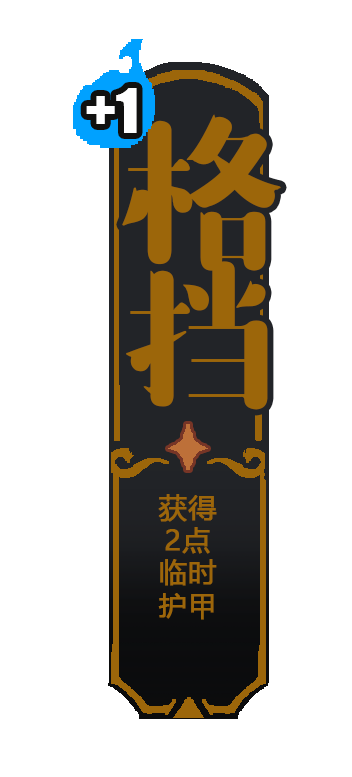
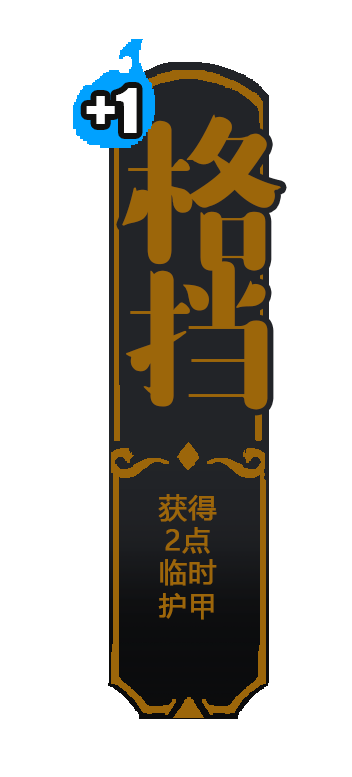
The second 352x777 image is a revision of the first. Changes to its layers:
removed layer "图层 233" from group "组 1 拷贝 5" over [left=165, top=421, right=211, bottom=473]
removed layer "图层 215 拷贝 2" from group "组 1 拷贝 5" over [left=165, top=421, right=211, bottom=473]
painted on "图层 201 拷贝 3" over [left=165, top=421, right=211, bottom=473]
removed layer "一星 拷贝" from group "组 1 拷贝 5" over [left=165, top=421, right=211, bottom=473]
